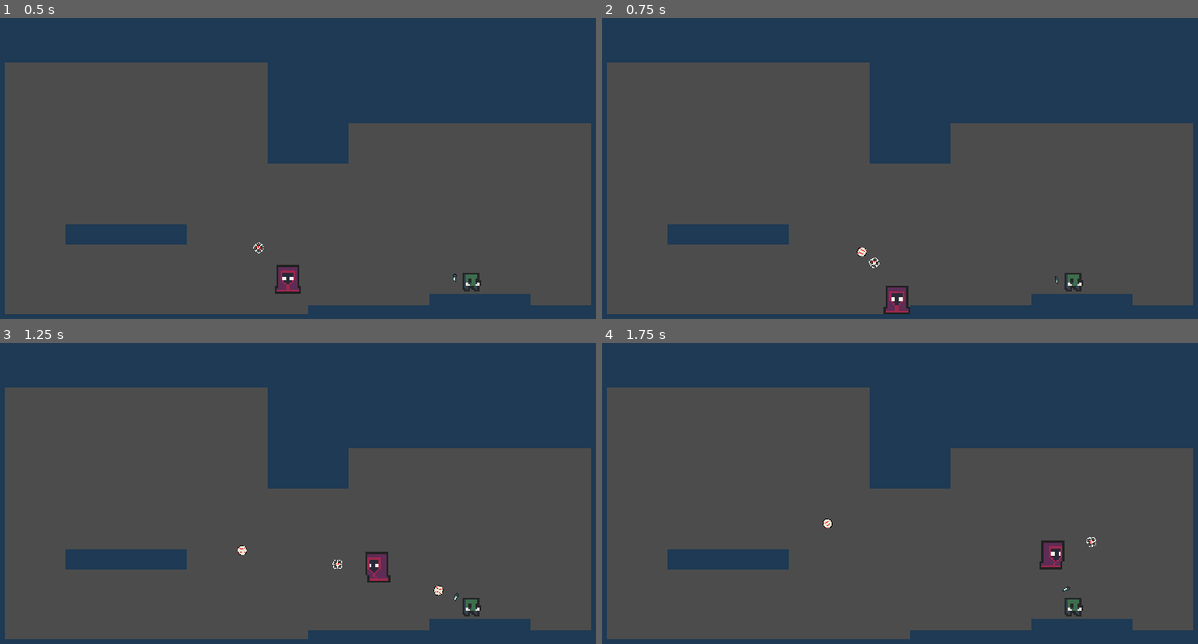
Above: before the commit, frames 1-4 (two rows, left to right).
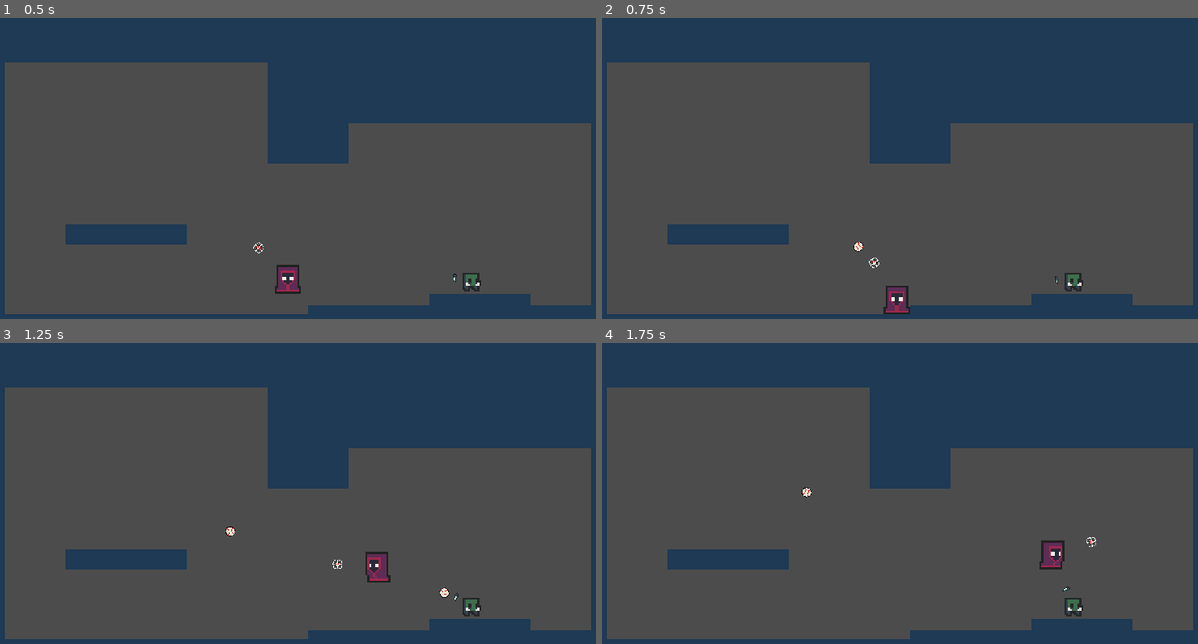
Above: after the commit, the same moments.

Repository: Kiingst/Dont-Bring-a-Bat-to-Gun-Fight
Game: Godot game, scene res://Assets/Levels/Level_Script/Flat_test.tscn
Same seed, same stepped clock (60 frames per second), same inputs: the game is played once before the commit and once after it.
Inputs (mouse positions are in pixels of both pictures, inside the frame that each line leads up to):
- Up to frame 1 (0.5 s): no input
- Up to frame 2 (0.75 s): move the mouse to (858, 240) at 0.52 s; press the mouse at (858, 240) at 0.53 s; hold D (Move_Right) from 0.53 s (still down)
- Up to frame 3 (1.25 s): keep holding D (Move_Right); tap Space (jump) at 0.77 s
- Up to frame 4 (1.75 s): keep holding D (Move_Right); move the mouse to (1084, 544) at 1.27 s; release the mouse at (1084, 544) at 1.28 s; right-click (1084, 544) at 1.35 s; tap Space (jump) at 1.52 s

Frame 1 is identical in both runs. In frame 2, less than 0.1% of the frame differs, in the area x 42-45%, y 74-80%; in frame 3, 0.2%, in the area x 37-76%, y 61-85%; in frame 4, less than 0.1%.

Commit message:
Update Flat_test.tscn

Diff:
--- a/Assets/Levels/Level_Script/Flat_test.tscn
+++ b/Assets/Levels/Level_Script/Flat_test.tscn
@@ -22,9 +22,10 @@
 health = 2
 MOVE_SPEED = 100
 Bullet_Damage = 1
-Bullet_Speed = 150
+Bullet_Speed = 100
 
 [node name="Player_Catcher" parent="." instance=ExtResource( 1 )]
 balls_in_inventory = 1
+Bullet_Speed = 150
 
 [connection signal="catch" from="Player_Catcher" to="." method="_on_Player_Catcher_catch"]
